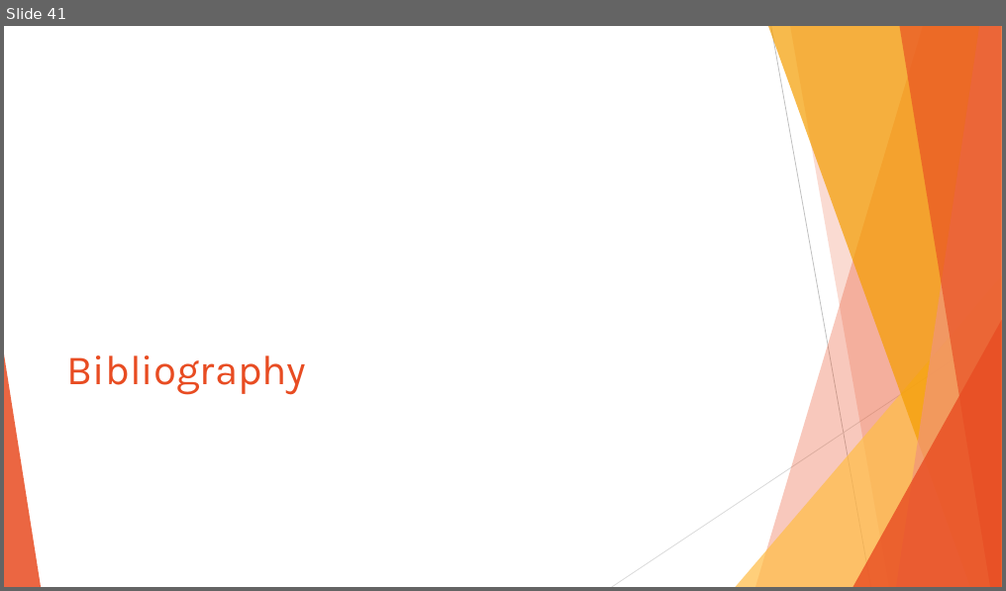
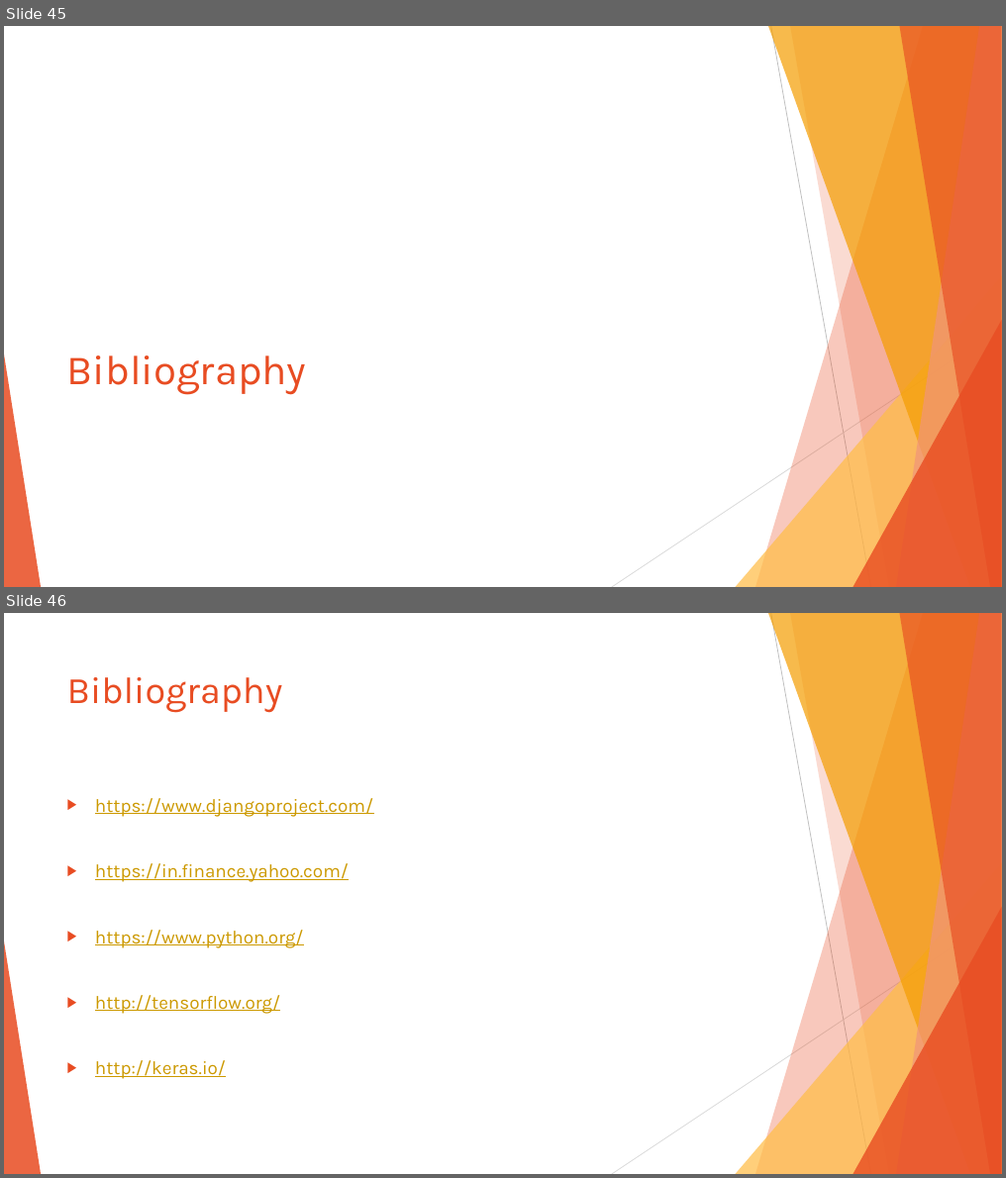
Before and after one commit to preyash2047/Stock_Price_Prediction, a slide deck: Project Presentation/PPT/SPP.pptx. Shown one above the other, each under a label of ours: slide 41 before the commit, slides 45 and 46 after it. The pictures are 1006x591 and 1006x1178 pixels, drawn with LibreOffice and Linux fonts; fonts in the diff are those of the drawing. Boxes give left, top, right and bottom in pixels: in the first picture for what was removed or moved away, otherwise in the second. Text is boxed around its words. In the diff, an @@ line names an element or a change of style, - is before the commit and + after.

```diff
--- a/Project Presentation/PPT/SPP.pptx
+++ b/Project Presentation/PPT/SPP.pptx
@@ slide 46 added at (4, 613, 1002, 1174), background #FFFFFF; not listed: 10 template elements that a slide beside it also shows @@
@@ title added at (67, 677, 283, 713), 36 pt, text #E84C22 @@
+Bibliography
@@ text added at (95, 798, 373, 1079), 18 pt, text #CC9900, underline @@
+▶ https://www.djangoproject.com/
+▶ https://in.finance.yahoo.com/
+▶ https://www.python.org/
+▶ http://tensorflow.org/
+▶ http://keras.io/
@@ what was slide 41 is now slide 45 @@
```
Also in this commit, not shown: 7 slides changed, 8 other slides added, 5 slides removed, 1 other file.
